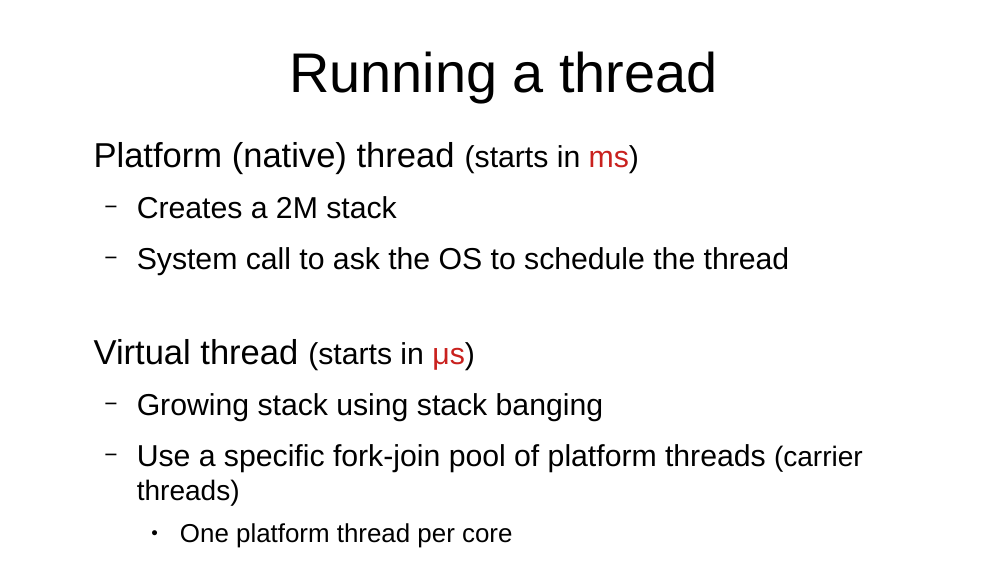
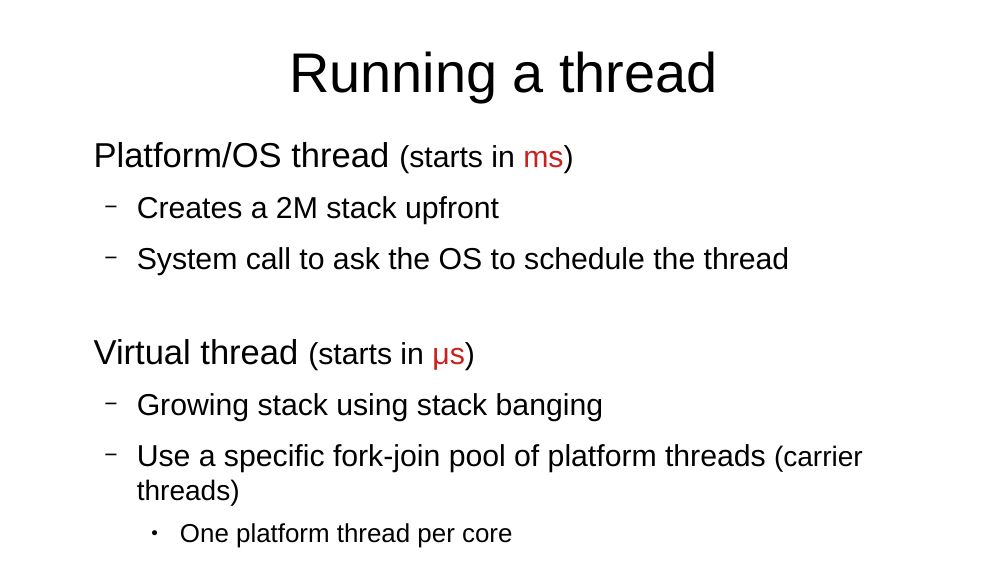
Before and after one commit to forax/loom-fiber, a slide deck: slide 21 of loom is looming.odp. Drawn at 1008x567 pixels with LibreOffice and Linux fonts; fonts in the diff are those of the drawing. Boxes give left, top, right and bottom in pixels: in the first picture for what was removed or moved away, otherwise in the second. Text is boxed around its words. In the diff, an @@ line names an element or a change of style, - is before the commit and + after.

```diff
--- a/loom is looming.odp
+++ b/loom is looming.odp
@@ text at (x1=94, y1=142, x2=573, y2=224): text changed @@
-Platform (native) thread (starts in ms)
-  − Creates a 2M stack
+Platform/OS thread (starts in ms)
+  − Creates a 2M stack upfront
```
Also in this commit, not shown: 12 other slides changed, 1 other file.
